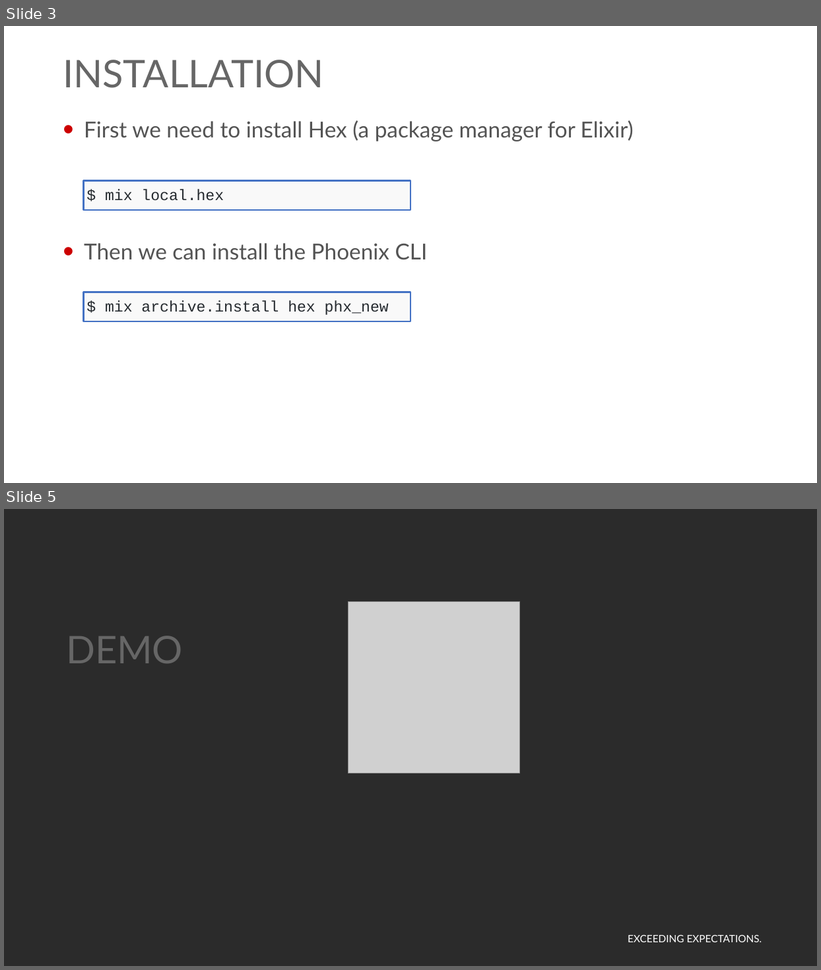
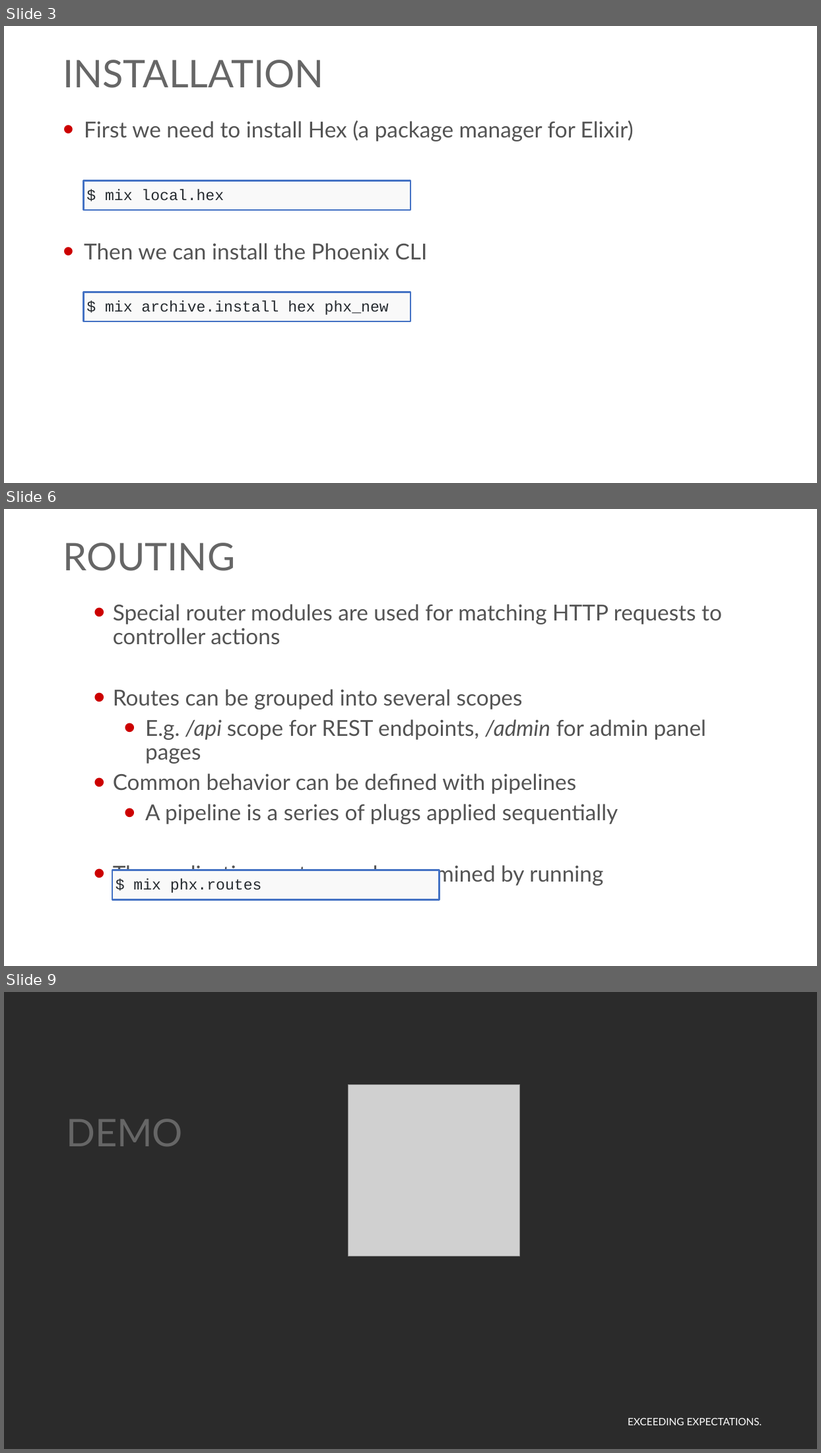
Before and after one commit to georgiyolovski/elixir-workshop, a slide deck: Elixir - Day 3.pptx. Shown one above the other, each under a label of ours: slides 3 and 5 before the commit, slides 3, 6 and 9 after it; the slides between them are not shown. The pictures are 821x970 and 821x1453 pixels, drawn with LibreOffice and Linux fonts; fonts in the diff are those of the drawing; grey boxes stand for pictures; background and template pictures are left out; a plain dark background stands for a picture behind light text. Boxes give left, top, right and bottom in pixels: in the first picture for what was removed or moved away, otherwise in the second. Text is boxed around its words. In the diff, an @@ line names an element or a change of style, - is before the commit and + after.

```diff
--- a/Elixir - Day 3.pptx
+++ b/Elixir - Day 3.pptx
@@ slide 6 added at [4,509,817,966], background #FFFFFF; not listed: 1 template element that a slide beside it also shows @@
@@ title added at [63,543,235,571], 45 pt, text #666666 @@
+ROUTING
@@ text added at [113,604,722,886], 26 pt, text #535353 @@
+  • Special router modules are used for matching HTTP requests to controller actions
+  • Routes can be grouped into several scopes
+    • E.g. /api scope for REST endpoints, /admin for admin panel pages
+  • Common behavior can be defined with pipelines
+    • A pipeline is a series of plugs applied sequentially
+  • The application routes can be examined by running
@@ rectangle added at [113,870,440,900], fill #F9F9F9, outline #4472C4 2 pt, 18 pt, text #24292E @@
+$ mix phx.routes
@@ what was slide 5 is now slide 9 @@
```
Also in this commit, not shown: 1 slide changed, 8 other slides added.
